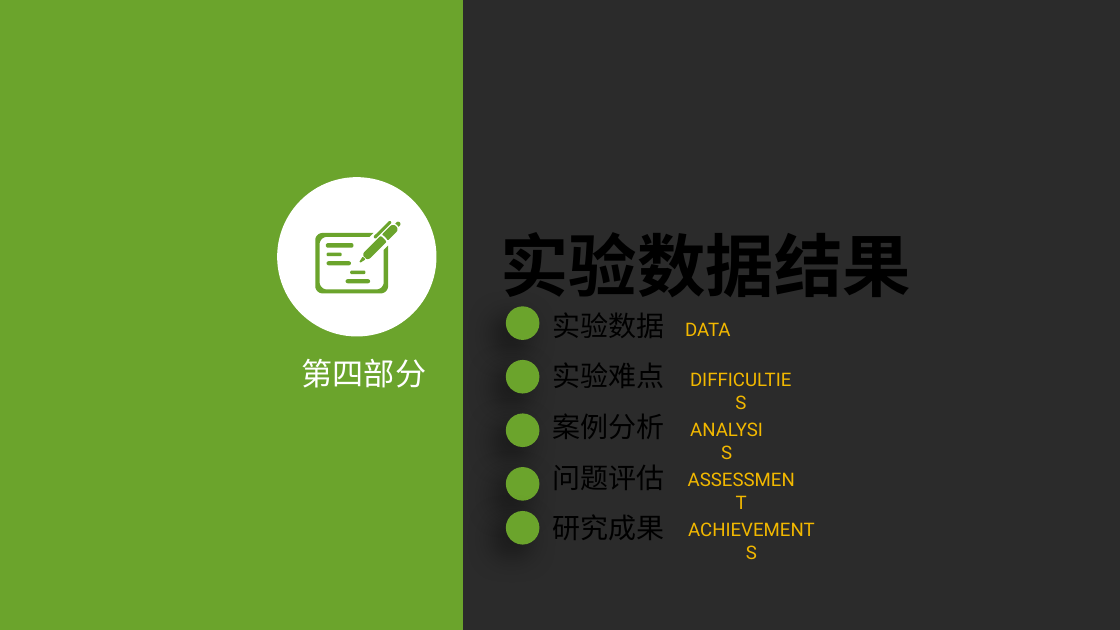
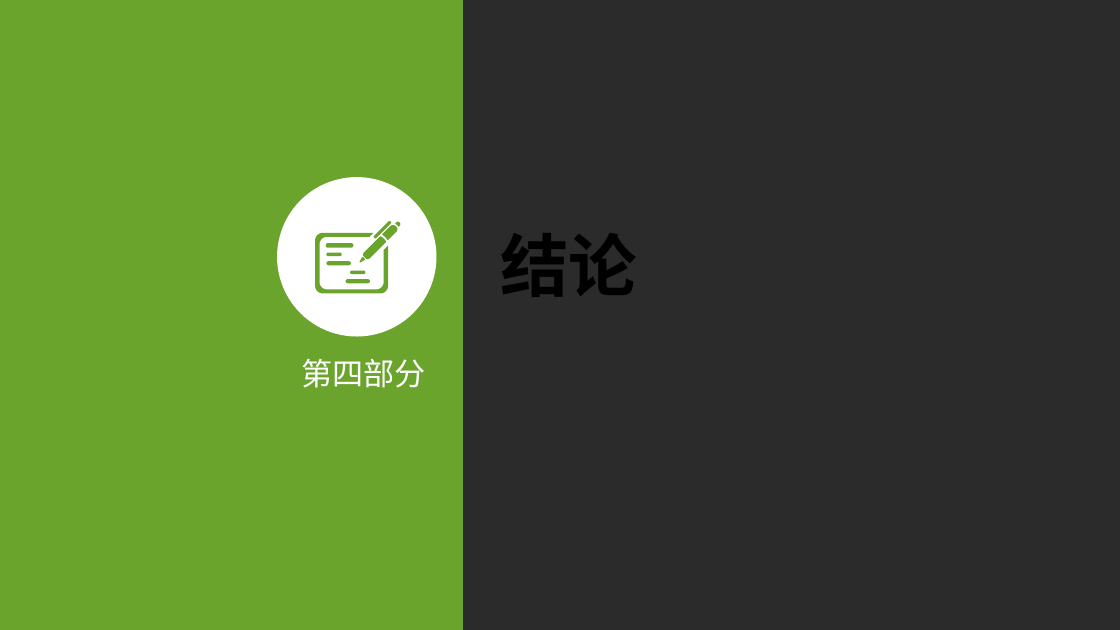
Before and after one commit to cnishop/d2src, a slide deck: slide 24 of 论文/毕业答辩.pptx (slide 20 before the commit). Drawn at 1120x630 pixels with LibreOffice and Linux fonts; fonts in the diff are those of the drawing; background and template pictures are left out; a plain dark background stands for a picture behind light text. Boxes give left, top, right and bottom in pixels: in the first picture for what was removed or moved away, otherwise in the second. Text is boxed around its words. In the diff, an @@ line names an element or a change of style, - is before the commit and + after.

```diff
--- a/论文/毕业答辩.pptx
+++ b/论文/毕业答辩.pptx
@@ text at <box>500,233,637,297</box>: text changed @@
-实验数据结果
+结论
@@ ellipse removed at <box>506,307,540,340</box> @@
@@ text removed at <box>553,313,665,338</box> @@
-实验数据
@@ text removed at <box>685,322,731,336</box> @@
-DATA
@@ ellipse removed at <box>506,360,540,393</box> @@
@@ text removed at <box>553,363,665,388</box> @@
-实验难点
@@ text removed at <box>674,363,808,396</box> @@
-DIFFICULTIES
@@ ellipse removed at <box>506,413,540,447</box> @@
@@ text removed at <box>553,414,665,439</box> @@
-案例分析
@@ text removed at <box>674,412,780,446</box> @@
-ANALYSIS
@@ ellipse removed at <box>506,467,540,501</box> @@
@@ text removed at <box>553,465,665,490</box> @@
-问题评估
@@ text removed at <box>674,463,809,496</box> @@
-ASSESSMENT
@@ ellipse removed at <box>506,511,540,544</box> @@
@@ text removed at <box>553,515,665,540</box> @@
-研究成果
@@ text removed at <box>674,513,829,547</box> @@
-ACHIEVEMENTS
```
Also in this commit, not shown: 10 other slides changed, 7 slides added, 16 slides removed, 1 other file.
